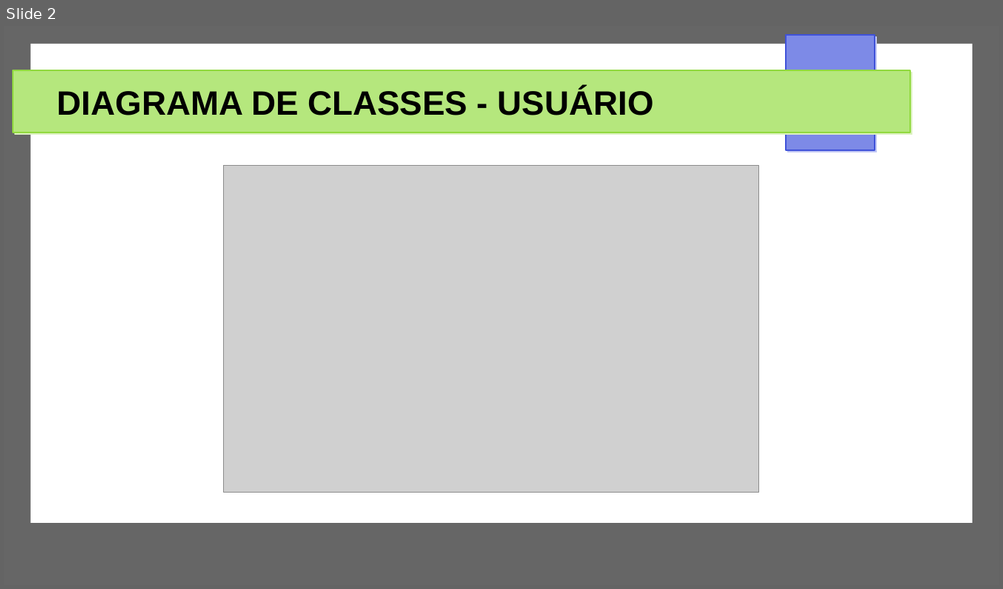
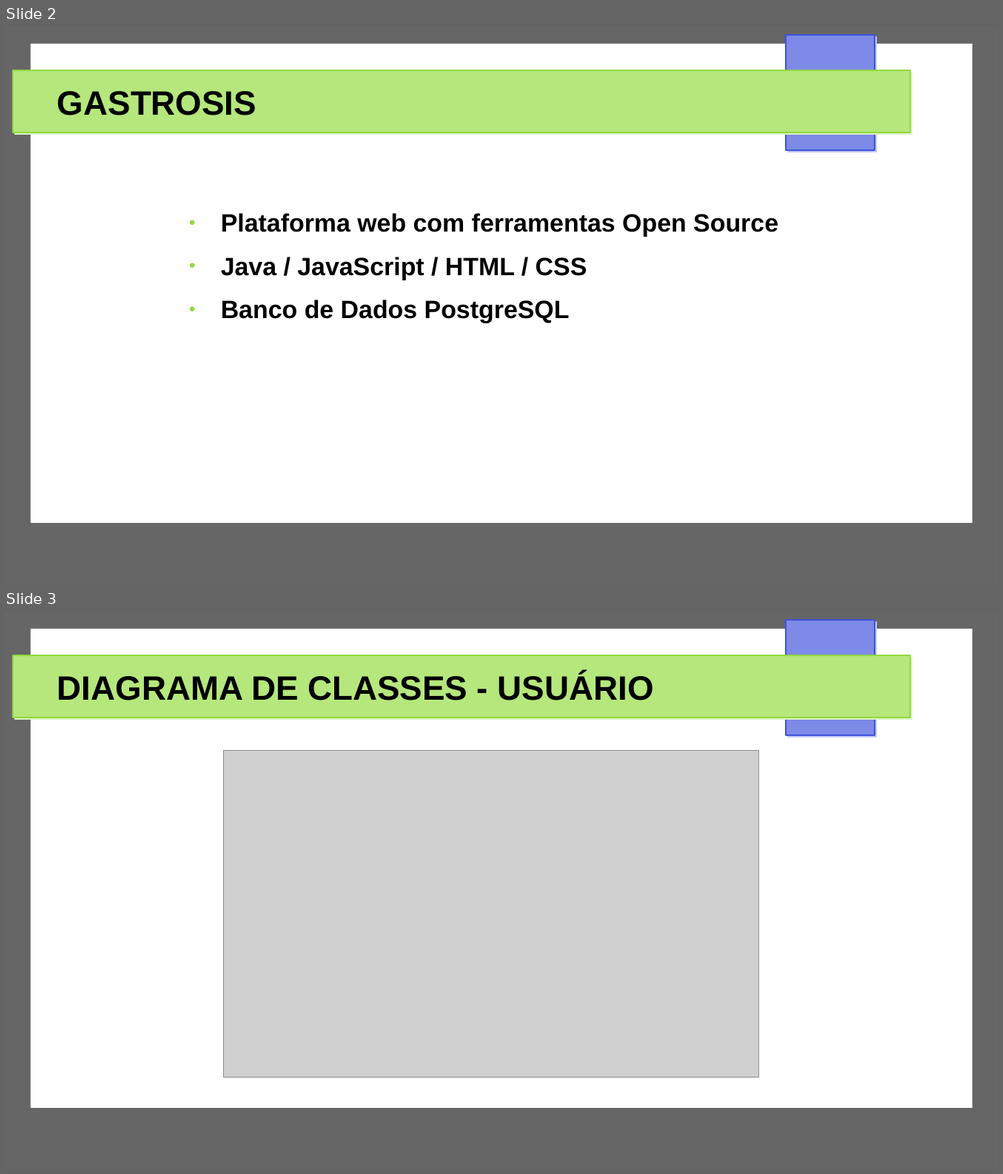
Before and after one commit to JanineAssmann/JLMGastroSIS, a slide deck: VídeosApresentacao/Apresentacao_GastroSIS.odp. Shown one above the other, each under a label of ours: slide 2 before the commit, slides 2 and 3 after it. The pictures are 1003x589 and 1003x1174 pixels, drawn with LibreOffice and Linux fonts; fonts in the diff are those of the drawing; grey boxes stand for pictures. Boxes give left, top, right and bottom in pixels: in the first picture for what was removed or moved away, otherwise in the second. Text is boxed around its words. In the diff, an @@ line names an element or a change of style, - is before the commit and + after.

```diff
--- a/VídeosApresentacao/Apresentacao_GastroSIS.odp
+++ b/VídeosApresentacao/Apresentacao_GastroSIS.odp
@@ slide 2 added at [4,26,999,585], background #FFFFFF; not listed: 4 template elements that a slide beside it also shows @@
@@ title added at [57,91,256,116], 27 pt, text #000000, bold @@
+GASTROSIS
@@ text added at [221,213,778,323], 20 pt, text #000000, bold @@
+● Plataforma web com ferramentas Open Source
+● Java / JavaScript / HTML / CSS
+● Banco de Dados PostgreSQL
@@ what was slide 2 is now slide 3 @@
```
Also in this commit, not shown: 1 slide changed, 6 other files.
